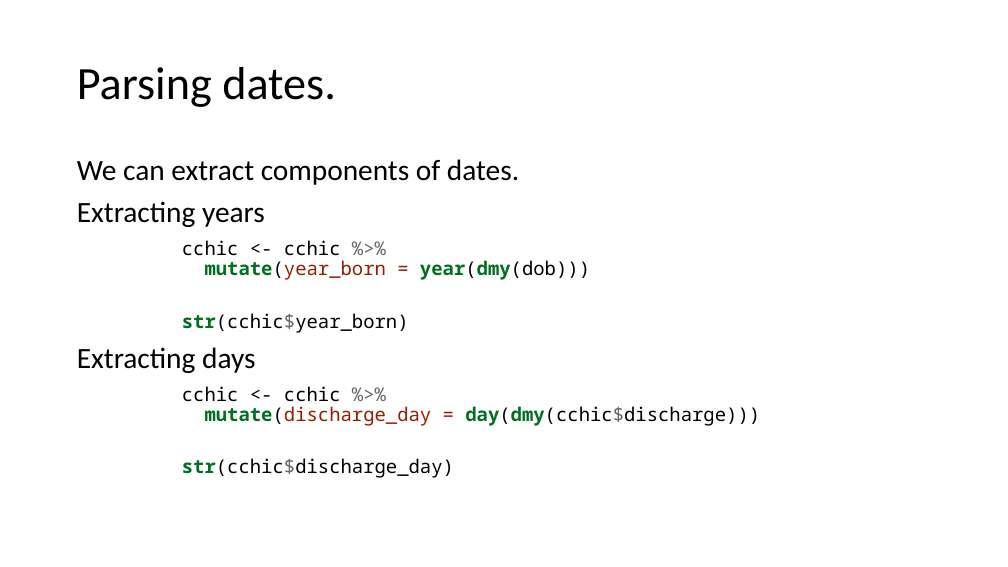
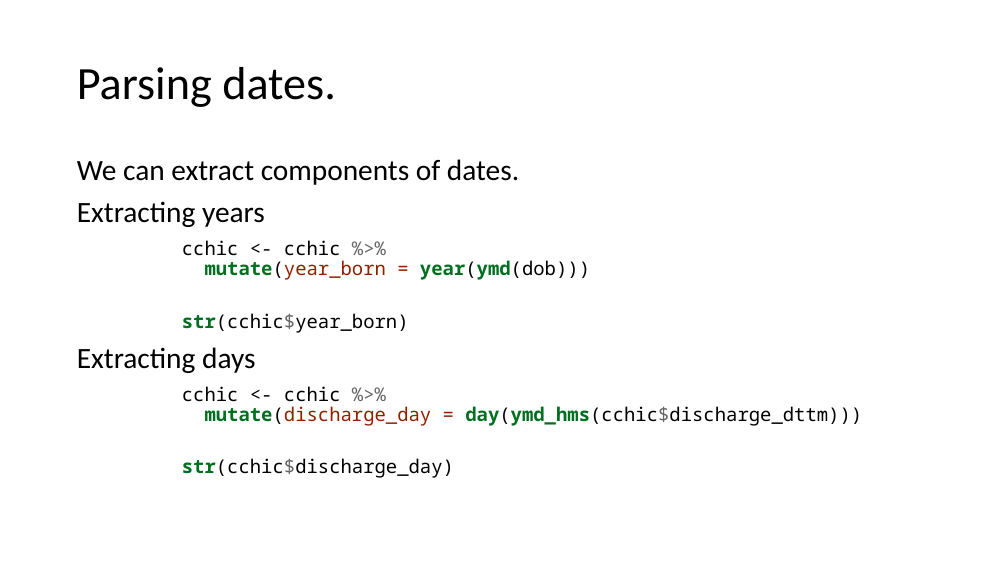
Before and after one commit to uclh-criu/learning-datascience, a slide deck: slide 26 of Workshops/Workshop4.pptx. Drawn at 1008x567 pixels with LibreOffice and Linux fonts; fonts in the diff are those of the drawing. Boxes give left, top, right and bottom in pixels: in the first picture for what was removed or moved away, otherwise in the second. Text is boxed around its words. In the diff, an @@ line names an element or a change of style, - is before the commit and + after.

```diff
--- a/Workshops/Workshop4.pptx
+++ b/Workshops/Workshop4.pptx
@@ text at box(182, 240, 590, 333): text changed @@
-cchic <- cchic %>%
-mutate(year_born = year(dmy(dob)))
-str(cchic$year_born)
+cchic <- cchic %>%
+mutate(year_born = year(ymd(dob)))
+str(cchic$year_born)
@@ text at box(182, 386, 862, 478): text changed @@
-cchic <- cchic %>%
-mutate(discharge_day = day(dmy(cchic$discharge)))
-str(cchic$discharge_day)
+cchic <- cchic %>%
+mutate(discharge_day = day(ymd_hms(cchic$discharge_dttm)))
+str(cchic$discharge_day)
```
Also in this commit, not shown: 6 other slides changed, 12 other files.
